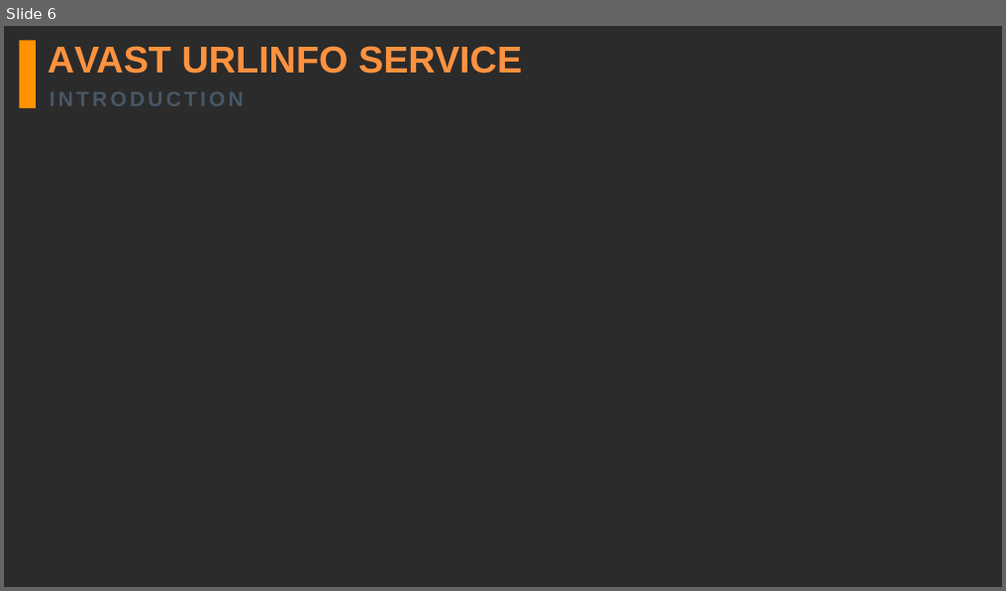
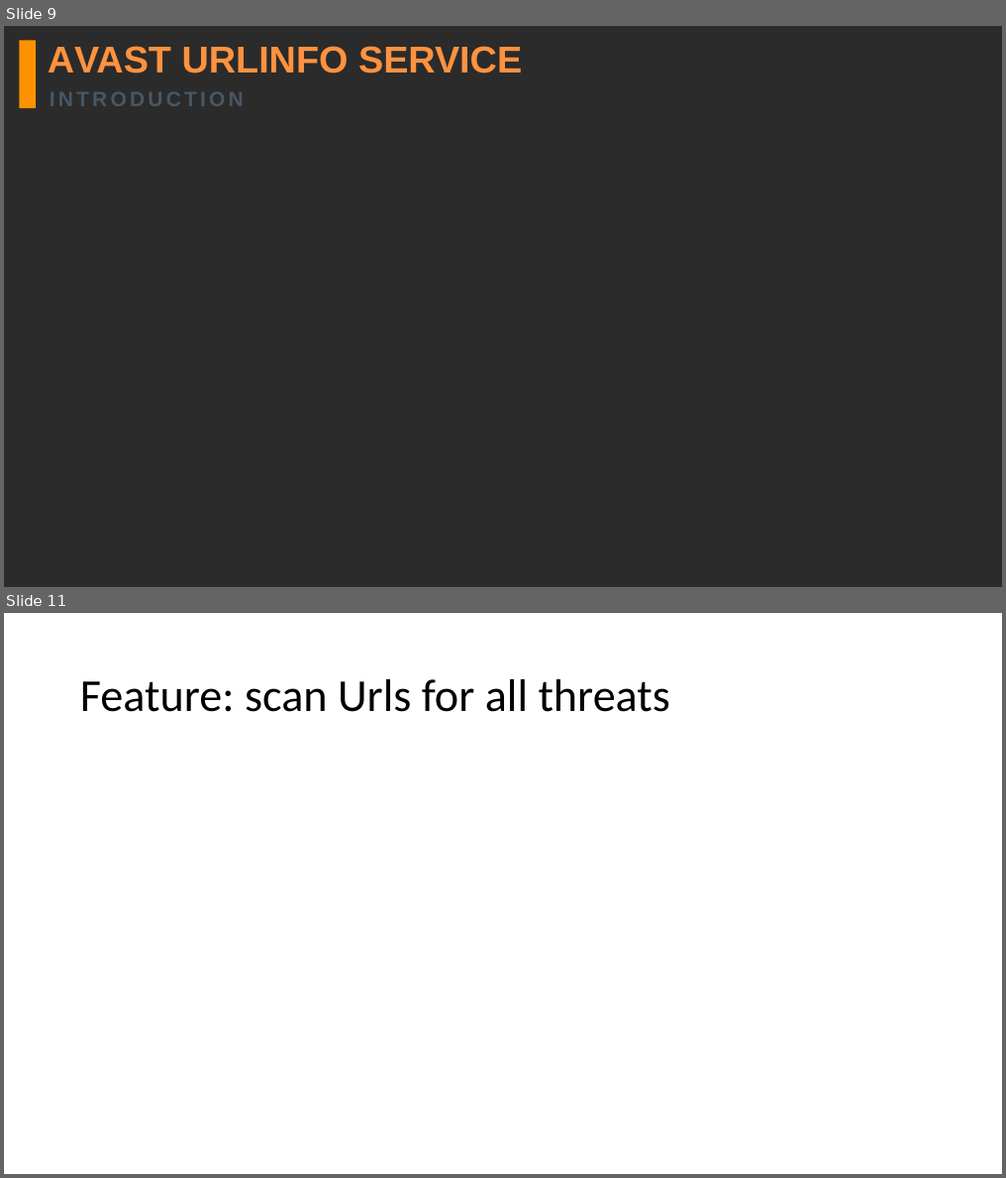
Before and after one commit to jacqbb/webscan, a slide deck: urlinfo_presentation.pptx. Shown one above the other, each under a label of ours: slide 6 before the commit, slides 9 and 11 after it; the slides between them are not shown. The pictures are 1006x591 and 1006x1178 pixels, drawn with LibreOffice and Linux fonts; fonts in the diff are those of the drawing; background and template pictures are left out; a plain dark background stands for a picture behind light text. Boxes give left, top, right and bottom in pixels: in the first picture for what was removed or moved away, otherwise in the second. Text is boxed around its words. In the diff, an @@ line names an element or a change of style, - is before the commit and + after.

```diff
--- a/urlinfo_presentation.pptx
+++ b/urlinfo_presentation.pptx
@@ slide 11 added at box(4, 613, 1002, 1174), background picture (left out) @@
@@ title added at box(80, 679, 670, 712), 44 pt, text #000000 @@
+Feature: scan Urls for all threats
@@ what was slide 6 is now slide 9 @@
```
Also in this commit, not shown: 6 slides changed, 16 other slides added, 6 other files.
